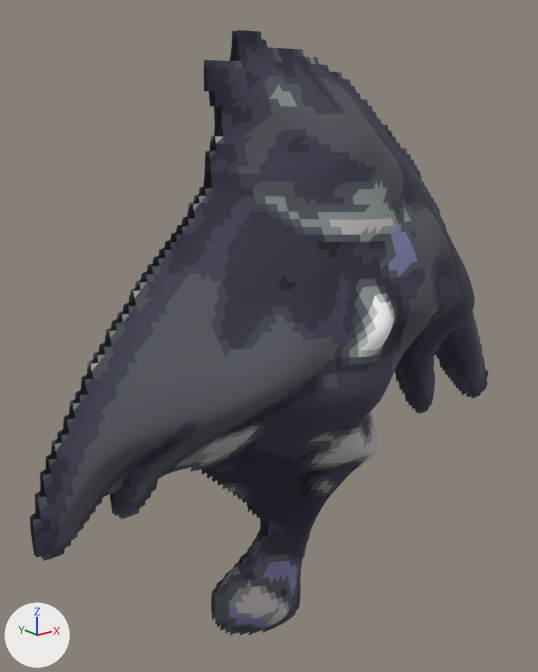
Two versions of the glTF model phaser-game/public/assets/models3d/tokkigongju.glb, one commit apart.
Both versions are drawn from a 50 mm camera at (-633.0, -721.0, 746.0) aimed at (-23.0, 41.0, 441.0). The lights are fixed; the arrows at lower left show +X, +Y and +Z. The older version comes first. Vertices at exactly the same position are counted once.

Names of what the first picture shows: 'tokkigongju'.
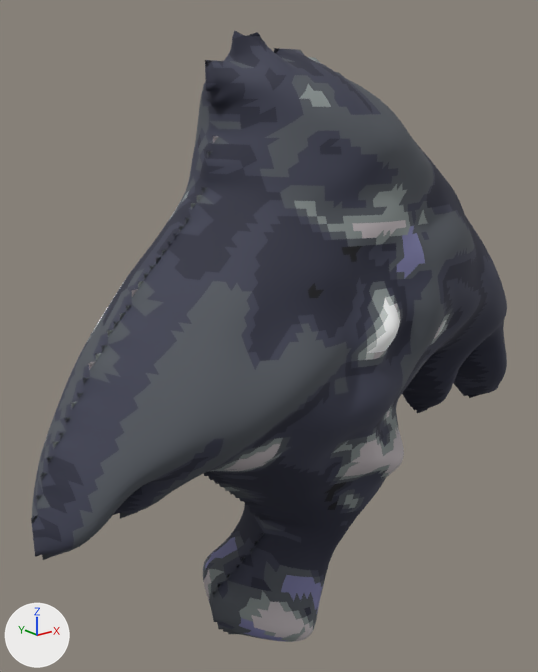
Edits to the bpy script that builds the scene:
```text
Change me_tokkigongju:
    used by ob_tokkigongju; location = (0.0, 0.0, 0.0)
    remove me_tokkigongju.from_pydata(...)  # 9828 vertices, 18632 faces; spans x -387.0..420.0, y -187.0..187.0, z 8.0..822.0
    add me_tokkigongju.from_pydata(...)  # 9300 vertices, 18512 faces; spans x -387.0..420.0, y -198.0..198.0, z 8.0..822.0
    me_tokkigongju part 1: the loose piece of 4914 vertices spanning x -387.0..420.0, y -187.0..-2.0, z 8.0..822.0 is rebuilt with 9300 vertices and now spans x -387.0..420.0, y -198.0..198.0, z 8.0..822.0
    me_tokkigongju part 2: the loose piece of 4914 vertices spanning x -387.0..420.0, y 2.0..187.0, z 8.0..822.0 is deleted
```

What differs and where, as boxes [x1, y1, x2, y2] in the pictures (538 x 672 px):
'tokkigongju', reshaped: before [30, 30, 488, 635]; after [31, 30, 507, 642]
part 1 of me_tokkigongju, rebuilt: before [33, 30, 488, 635]; after [31, 30, 507, 642]
part 2 of me_tokkigongju, deleted (mostly hidden): before [30, 31, 472, 633]
